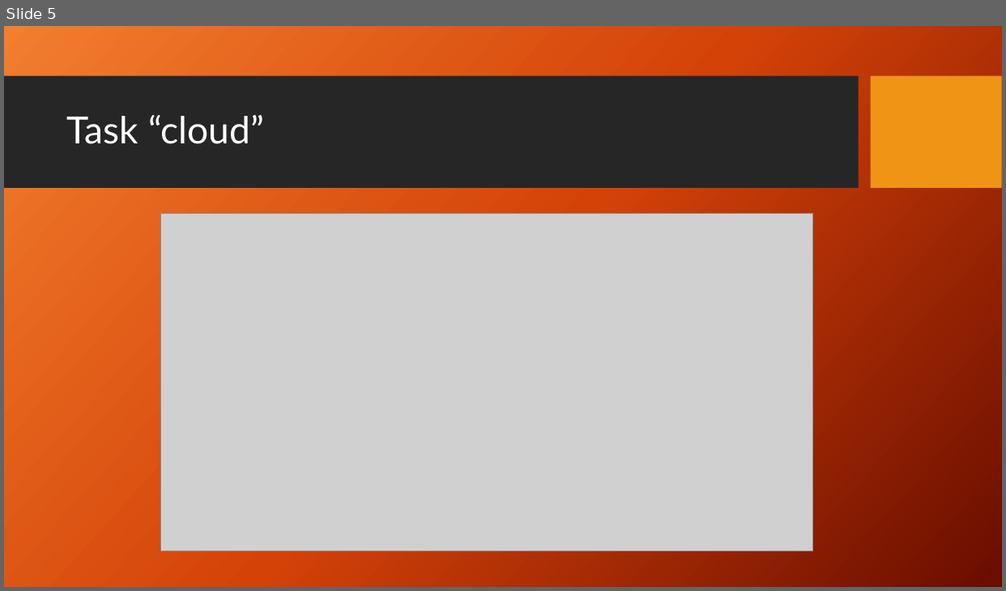
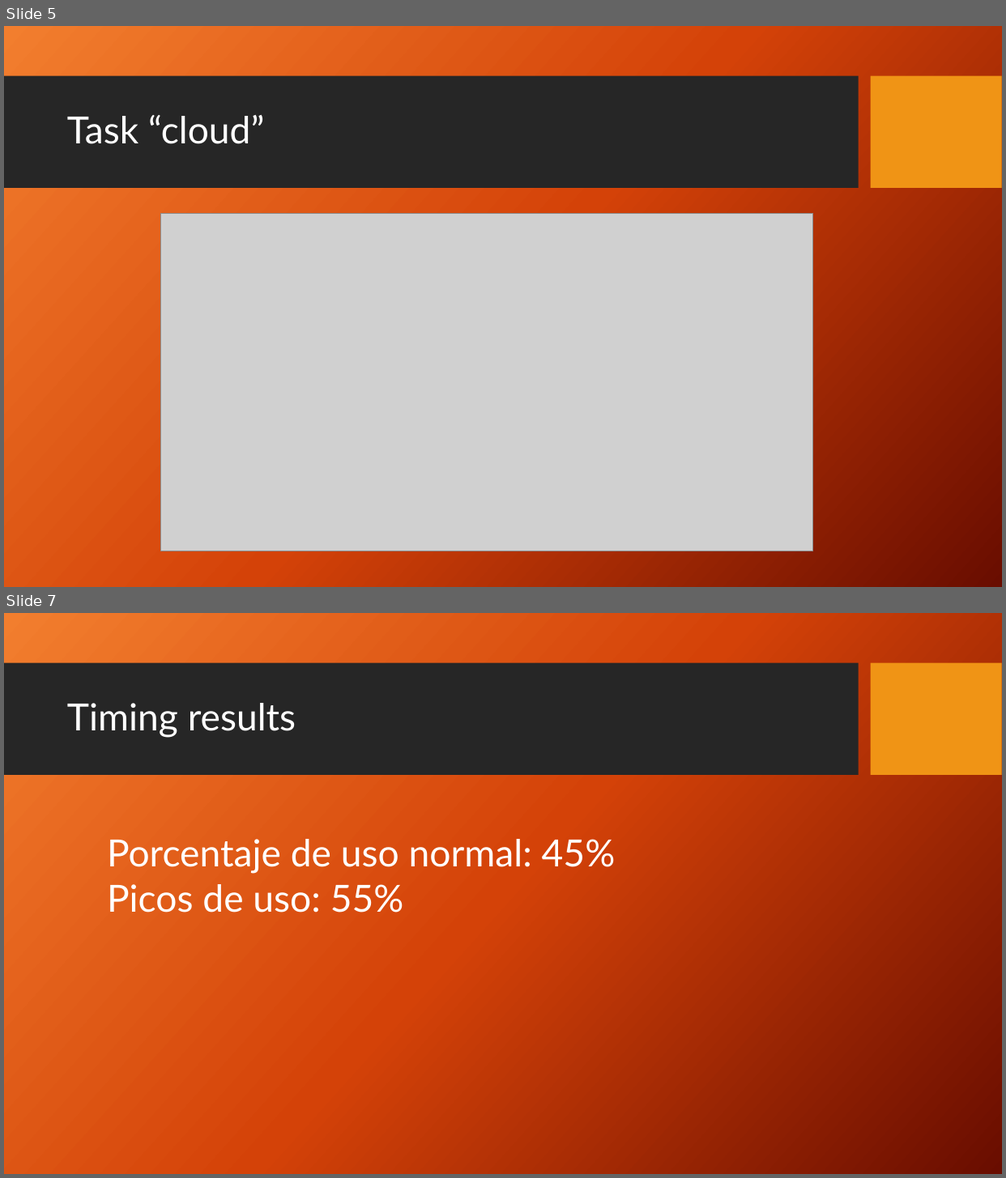
Before and after one commit to mlarroque/TP4-LABmicros, a slide deck: projectsTP4/PPT/Control de Acceso + RTOS + CLOUD.pptx. Shown one above the other, each under a label of ours: slide 5 before the commit, slides 5 and 7 after it; the slides between them are not shown. The pictures are 1006x591 and 1006x1178 pixels, drawn with LibreOffice and Linux fonts; fonts in the diff are those of the drawing; grey boxes stand for pictures; background and template pictures are left out. Boxes give left, top, right and bottom in pixels: in the first picture for what was removed or moved away, otherwise in the second. Text is boxed around its words. In the diff, an @@ line names an element or a change of style, - is before the commit and + after.

Commit message:
se midio el porcentaje de uso del cpu

```diff
--- a/projectsTP4/PPT/Control de Acceso + RTOS + CLOUD.pptx
+++ b/projectsTP4/PPT/Control de Acceso + RTOS + CLOUD.pptx
@@ slide 7 added at (x1=4, y1=613, x2=1002, y2=1174), background picture (left out); not listed: 2 template elements that a slide beside it also shows @@
@@ title added at (x1=67, y1=703, x2=296, y2=738), 36 pt, text #FFFFFF @@
+Timing results
@@ text added at (x1=107, y1=839, x2=616, y2=913), 36 pt, text #FFFFFF @@
+Porcentaje de uso normal: 45%
+Picos de uso: 55%
```
Also in this commit, not shown: 1 slide changed, 10 other files.
